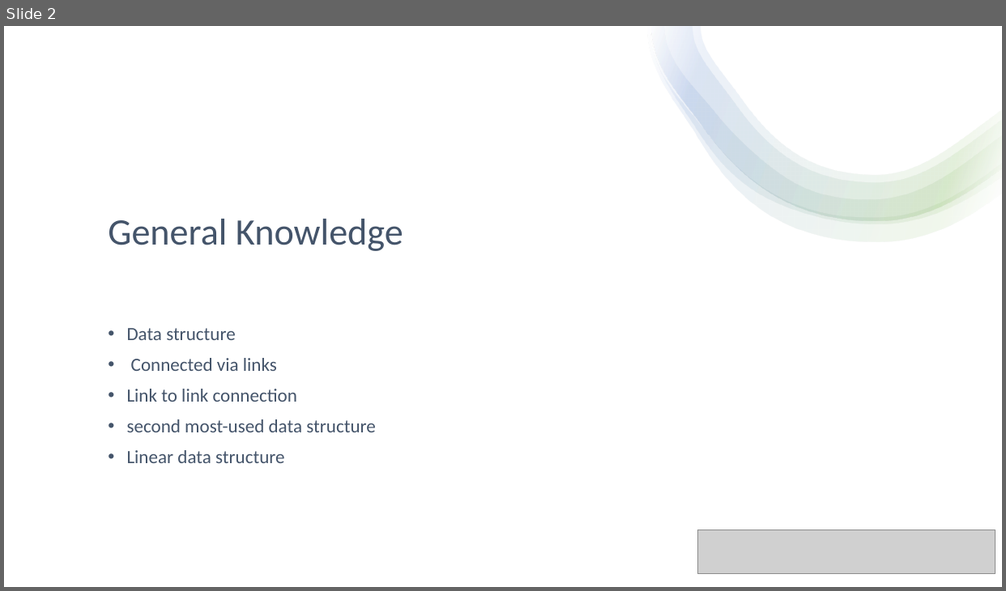
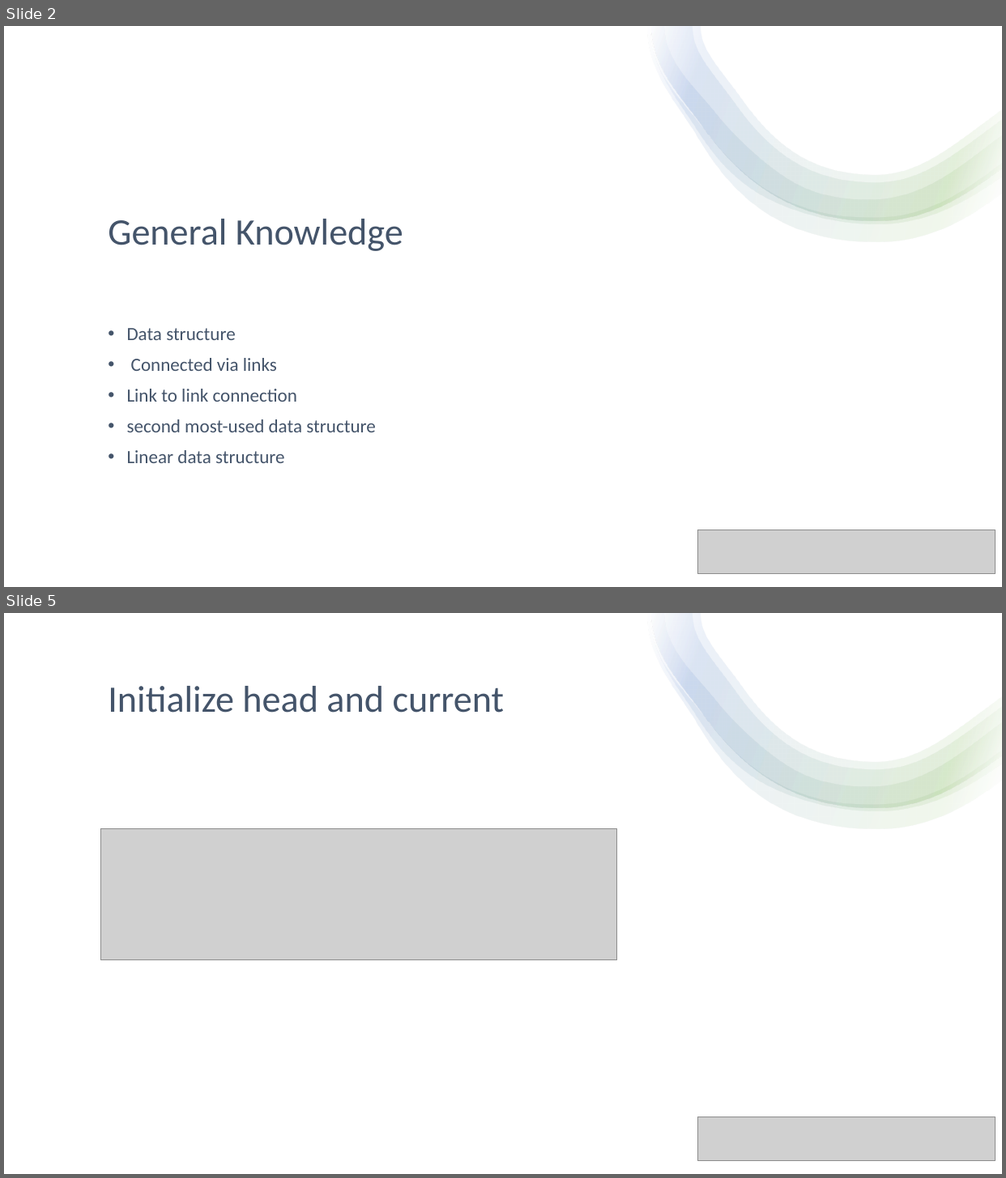
Before and after one commit to niklastrinkl/DornFussenegger-Trinkl-LinkedList-2022, a slide deck: Präsentation.pptx. Shown one above the other, each under a label of ours: slide 2 before the commit, slides 2 and 5 after it; the slides between them are not shown. The pictures are 1006x591 and 1006x1178 pixels, drawn with LibreOffice and Linux fonts; fonts in the diff are those of the drawing; grey boxes stand for pictures. Boxes give left, top, right and bottom in pixels: in the first picture for what was removed or moved away, otherwise in the second. Text is boxed around its words. In the diff, an @@ line names an element or a change of style, - is before the commit and + after.

```diff
--- a/Präsentation.pptx
+++ b/Präsentation.pptx
@@ slide 5 added at bbox=[4, 613, 1002, 1174], background #FFFFFF @@
@@ rectangle added at bbox=[4, 613, 1002, 1174], fill #FFFFFF @@
@@ group added at bbox=[648, 613, 1002, 829]: 4 freeform shapes @@
@@ title added at bbox=[108, 686, 505, 713], 36 pt, text #44546A @@
+Initialize head and current
@@ picture added at bbox=[100, 829, 617, 960] @@
@@ picture added at bbox=[698, 1117, 995, 1161] @@
```
Also in this commit, not shown: 1 slide changed, 9 other slides added, 8 slides removed.
